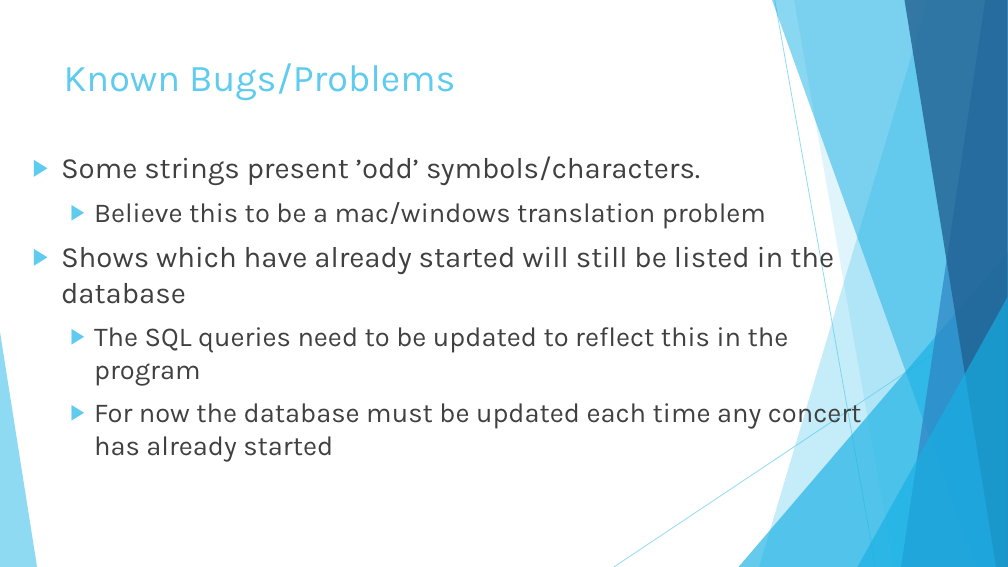
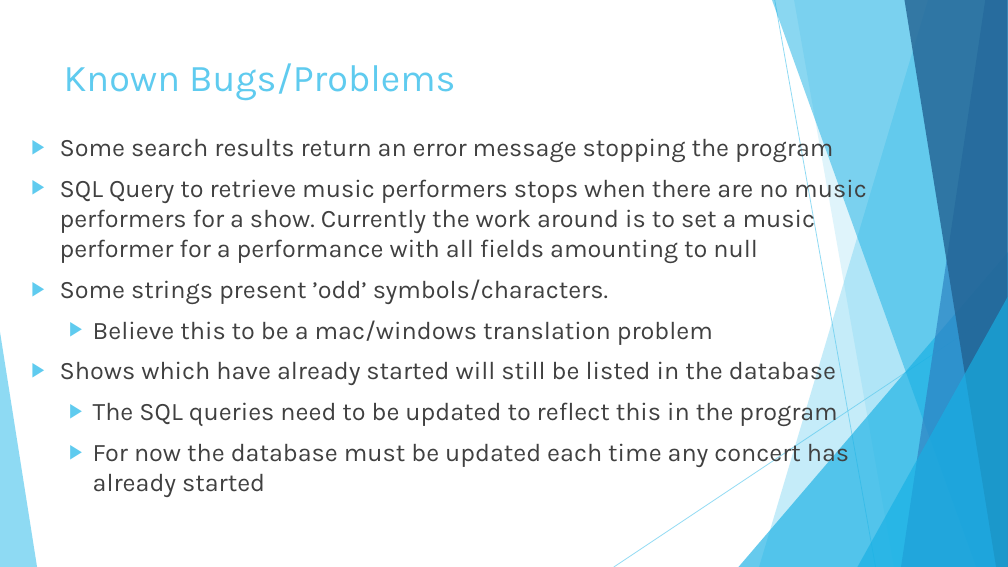
Before and after one commit to SpyroFenton/theTheatreRoyal, a slide deck: slide 14 of Technical Presentation/Technical Presentation - Java Lagged.pptx. Drawn at 1008x567 pixels with LibreOffice and Linux fonts; fonts in the diff are those of the drawing. Boxes give left, top, right and bottom in pixels: in the first picture for what was removed or moved away, otherwise in the second. Text is boxed around its words. In the diff, an @@ line names an element or a change of style, - is before the commit and + after.

```diff
--- a/Technical Presentation/Technical Presentation - Java Lagged.pptx
+++ b/Technical Presentation/Technical Presentation - Java Lagged.pptx
@@ text "Some search results return an ...": place and size @@
-text "Some search results return an ..." at (61,156,862,462)
+text "Some search results return an ..." at (60,133,867,497)
@@ text at (60,133,867,263): paragraphs added @@
+▶ Some search results return an error message stopping the program
+▶ SQL Query to retrieve music performers stops when there are no music performers for a show. Currently the work around is to set a music performer for a performance with all fields amounting to null
@@ text at (60,279,849,497): size 28 to 24 pt in "Some strings present ’odd’ symbols/characters.", "Shows which have already started will still ..."; size 26 to 24 pt in "Believe this to be a mac/windows translation ...", "The SQL queries need to be updated ...", "For now the database must be updated ..." @@
```
Also in this commit, not shown: 4 other slides changed.
